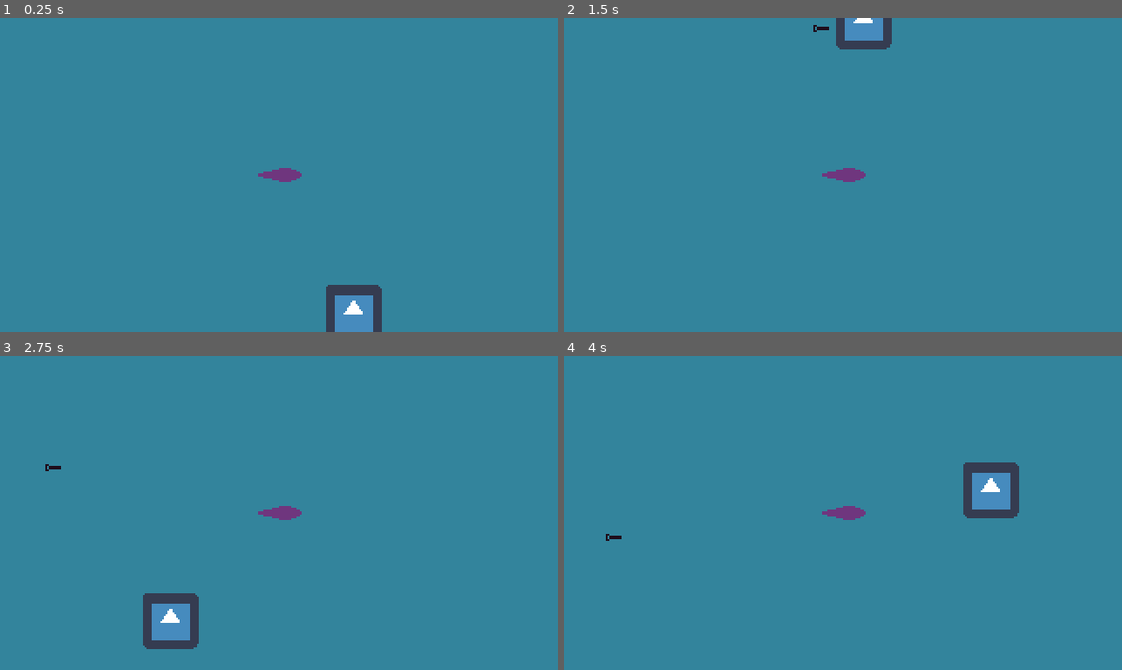
Above: before the commit, frames 1-4 (two rows, left to right).
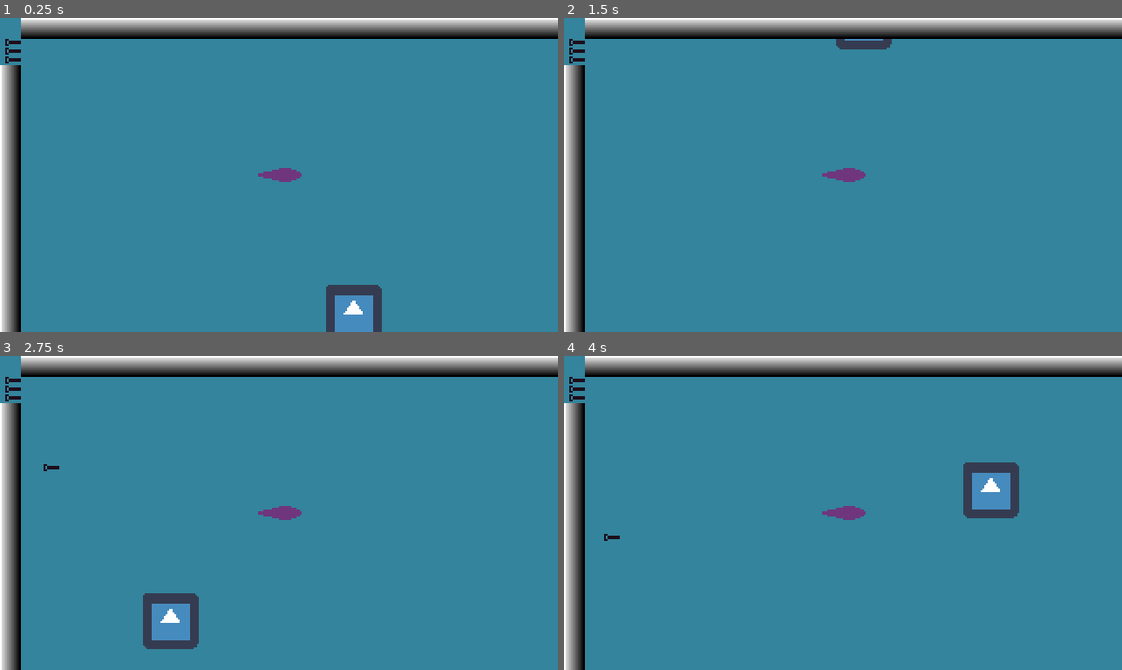
Above: after the commit, the same moments.

Repository: Scribble-Sheep/Shipgame
Game: Godot game, scene res://World.tscn
Same seed, same stepped clock (60 frames per second), same inputs: the game is played once before the commit and once after it. The engine's default icon, where the game draws it, is replaced by a stand-in: a white triangle on a blue panel in a dark square.
Inputs (mouse positions are in pixels of both pictures, inside the frame that each line leads up to):
- Up to frame 1 (0.25 s): no input
- Up to frame 2 (1.5 s): click (854, 27) at 0.52 s; click (854, 27) at 1.27 s
- Up to frame 3 (2.75 s): click (11, 538) at 2.02 s
- Up to frame 4 (4 s): click (575, 538) at 2.77 s; click (854, 365) at 3.52 s

The runs differ from the first frame. In frame 1, 9.7% of the frame differs, in the area x 0-100%, y 0-100%; in frame 2, 9.7%; in frame 3, 9.7%; in frame 4, 9.7%.

Commit message:
Create Gui for Combat, Hook up mouse signals for Ship Create a non-functional gui for the inner ship. Create signal functions to detect mouse enter/exit and clicks on the ship Area2D node.

Diff:
--- a/Code/Ship.gd
+++ b/Code/Ship.gd
@@ -1,2 +1,20 @@
 class_name Ship
 extends Area2D
+
+
+
+#func _on_Ship_input_event(viewport, event, shape_idx):
+	#if (event is InputEventMouseButton && event.pressed):
+
+
+func _on_Ship_mouse_entered():
+	print("Hooray!")
+
+
+func _on_Ship_mouse_exited():
+	print("Bwuh!")
+
+
+func _on_Ship_input_event(viewport, event, shape_idx):
+	if (event is InputEventMouseButton && event.pressed):
+		print("Aubuh!")
--- /dev/null
+++ b/Scenes/GUI Scenes/CombatGui.tscn
@@ -0,0 +1,62 @@
+[gd_scene load_steps=4 format=2]
+
+[ext_resource path="res://Sprites/Debug/GradientTextureLeft.png" type="Texture" id=1]
+[ext_resource path="res://Sprites/Debug/GradientTexture.png" type="Texture" id=2]
+[ext_resource path="res://Scenes/GUI Scenes/TorpedoIndicator.tscn" type="PackedScene" id=3]
+
+[node name="CombatGui" type="Control"]
+margin_right = 320.0
+margin_bottom = 180.0
+mouse_filter = 2
+
+[node name="ButtonGoWorld" type="TextureButton" parent="."]
+anchor_right = 1.0
+margin_left = 12.0
+margin_bottom = 12.0
+grow_horizontal = 2
+grow_vertical = 0
+rect_min_size = Vector2( 12, 12 )
+size_flags_horizontal = 0
+size_flags_vertical = 0
+size_flags_stretch_ratio = 0.73
+texture_normal = ExtResource( 2 )
+expand = true
+stretch_mode = 1
+
+[node name="VBoxContainer" type="VBoxContainer" parent="."]
+anchor_right = 1.0
+anchor_bottom = 1.0
+margin_top = 12.0
+margin_bottom = 1.0
+mouse_filter = 2
+size_flags_horizontal = 0
+custom_constants/separation = 1
+
+[node name="VBoxContainer" type="VBoxContainer" parent="VBoxContainer"]
+margin_right = 12.0
+margin_bottom = 14.0
+mouse_filter = 2
+size_flags_horizontal = 0
+custom_constants/separation = 1
+
+[node name="Indicator1" parent="VBoxContainer/VBoxContainer" instance=ExtResource( 3 )]
+
+[node name="Indicator2" parent="VBoxContainer/VBoxContainer" instance=ExtResource( 3 )]
+margin_top = 5.0
+margin_bottom = 9.0
+
+[node name="Indicator3" parent="VBoxContainer/VBoxContainer" instance=ExtResource( 3 )]
+margin_top = 10.0
+margin_bottom = 14.0
+
+[node name="ButtonGoBay" type="TextureButton" parent="VBoxContainer"]
+margin_top = 15.0
+margin_right = 12.0
+margin_bottom = 169.0
+grow_horizontal = 2
+rect_min_size = Vector2( 12, 12 )
+size_flags_horizontal = 0
+size_flags_vertical = 3
+texture_normal = ExtResource( 1 )
+expand = true
+stretch_mode = 1
--- /dev/null
+++ b/Scenes/GUI Scenes/TorpedoIndicator.tscn
@@ -0,0 +1,24 @@
+[gd_scene load_steps=3 format=2]
+
+[ext_resource path="res://Sprites/Debug/DebugTorpedo.png" type="Texture" id=1]
+
+[sub_resource type="SpriteFrames" id=1]
+animations = [ {
+"frames": [ ExtResource( 1 ) ],
+"loop": true,
+"name": "default",
+"speed": 5.0
+} ]
+
+[node name="CenterContainer" type="Control"]
+margin_right = 12.0
+margin_bottom = 4.0
+rect_min_size = Vector2( 12, 4 )
+mouse_filter = 2
+size_flags_horizontal = 0
+size_flags_vertical = 0
+
+[node name="AnimatedSprite" type="AnimatedSprite" parent="."]
+position = Vector2( 3, 0 )
+frames = SubResource( 1 )
+centered = false
--- a/Scenes/Ship.tscn
+++ b/Scenes/Ship.tscn
@@ -1,12 +1,13 @@
-[gd_scene load_steps=3 format=2]
+[gd_scene load_steps=4 format=2]
 
 [ext_resource path="res://Sprites/Debug/DebugSub.png" type="Texture" id=1]
+[ext_resource path="res://Code/Ship.gd" type="Script" id=2]
 
 [sub_resource type="CircleShape2D" id=1]
 
 [node name="Ship" type="Area2D"]
-position = Vector2( 160, 90 )
 collision_mask = 0
+script = ExtResource( 2 )
 
 [node name="Sprite" type="Sprite" parent="."]
 z_index = 100
@@ -17,3 +18,7 @@
 [node name="CollisionShape2D" type="CollisionShape2D" parent="."]
 modulate = Color( 1, 0, 0, 1 )
 shape = SubResource( 1 )
+
+[connection signal="input_event" from="." to="." method="_on_Ship_input_event"]
+[connection signal="mouse_entered" from="." to="." method="_on_Ship_mouse_entered"]
+[connection signal="mouse_exited" from="." to="." method="_on_Ship_mouse_exited"]
--- a/World.tscn
+++ b/World.tscn
@@ -5,16 +5,12 @@
 [ext_resource path="res://Scenes/DebugTarget.tscn" type="PackedScene" id=3]
 [ext_resource path="res://TorpedoManager.gd" type="Script" id=4]
 [ext_resource path="res://Scenes/GUI Scenes/WorldGUI.tscn" type="PackedScene" id=5]
-[ext_resource path="res://Code/Ship.gd" type="Script" id=6]
+[ext_resource path="res://Scenes/GUI Scenes/CombatGui.tscn" type="PackedScene" id=7]
 
 [node name="World" type="Node2D"]
 position = Vector2( 160, 90 )
 
 [node name="Ship" parent="." instance=ExtResource( 1 )]
-position = Vector2( 0, 0 )
-input_pickable = false
-monitorable = false
-script = ExtResource( 6 )
 
 [node name="Torpedo" parent="." instance=ExtResource( 2 )]
 collision_layer = 4
@@ -36,10 +32,6 @@
 [node name="WorldGUI" parent="WorldGuiHolder" instance=ExtResource( 5 )]
 
 [node name="CombatGuiHolder" type="Node2D" parent="."]
+position = Vector2( -160, -90 )
 
-[node name="CombatGui" type="Control" parent="CombatGuiHolder"]
-margin_left = -160.0
-margin_top = -90.0
-margin_right = 160.0
-margin_bottom = 90.0
-mouse_filter = 2
+[node name="CombatGui" parent="CombatGuiHolder" instance=ExtResource( 7 )]
--- a/project.godot
+++ b/project.godot
@@ -52,6 +52,10 @@
 window/dpi/allow_hidpi=true
 window/stretch/mode="viewport"
 window/stretch/aspect="keep"
+
+[global]
+
+constants=false
 
 [gui]
 
Not shown, removed: .mono/metadata/ide_messaging_meta.txt
Binary file changed: Sprites/Debug/DebugTorpedo.png
Binary file added: Sprites/Debug/GradientTexture.png
Not shown, added: Sprites/Debug/GradientTexture.png.import
Binary file added: Sprites/Debug/GradientTextureLeft.png
Not shown, added: Sprites/Debug/GradientTextureLeft.png.import
